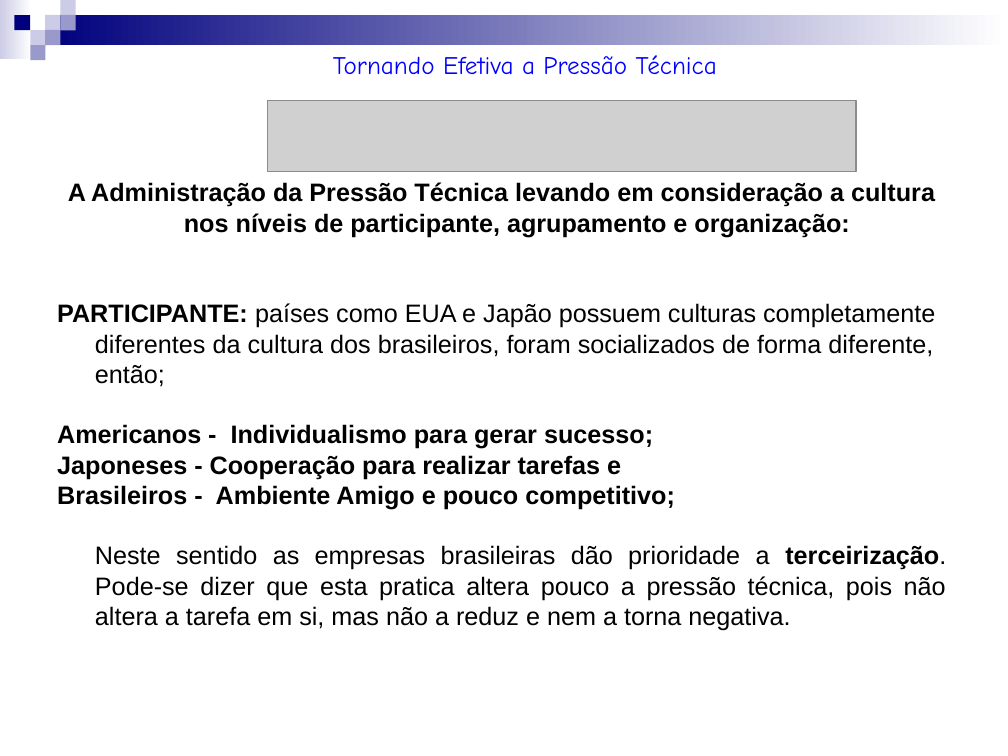
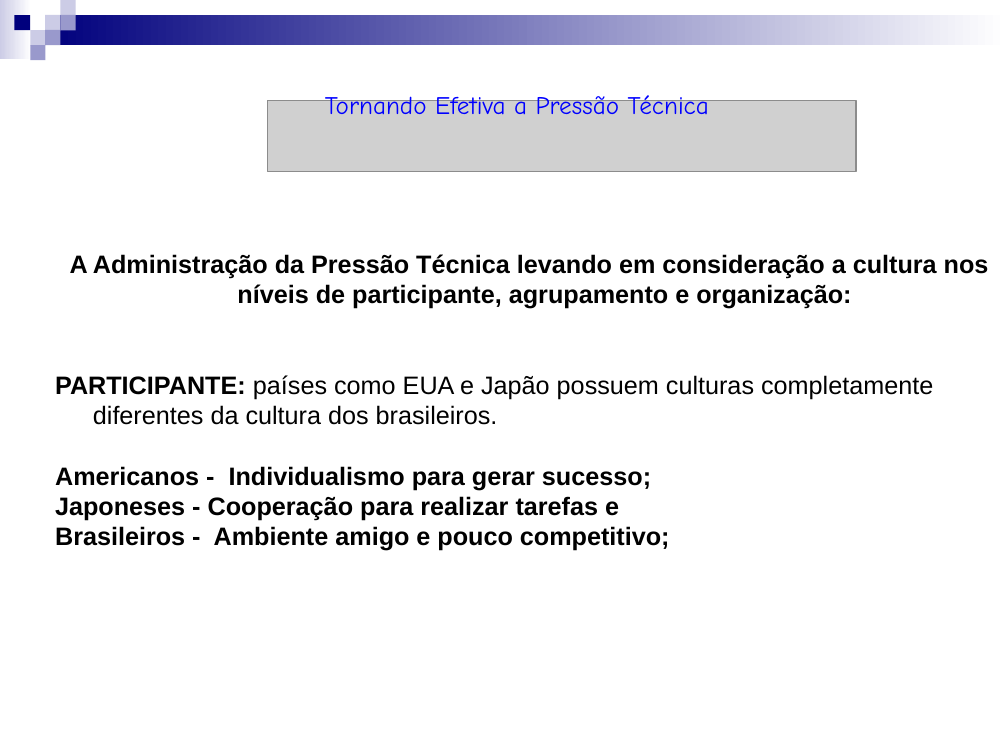
Before and after one commit to jharbes/SOCIOLOGIA-APLICADA, a slide deck: slide 14 of Aula 3.ppt. Drawn at 1008x756 pixels with LibreOffice and Linux fonts; fonts in the diff are those of the drawing; grey boxes stand for pictures. Boxes give left, top, right and bottom in pixels: in the first picture for what was removed or moved away, otherwise in the second. Text is boxed around its words. In the diff, an @@ line names an element or a change of style, - is before the commit and + after.

```diff
--- a/Aula 3.ppt
+++ b/Aula 3.ppt
@@ text "Tornando Efetiva a Pressão Técnica": place and size @@
-text "Tornando Efetiva a Pressão Técnica" at bbox=[333, 55, 717, 75]
+text "Tornando Efetiva a Pressão Técnica" at bbox=[325, 92, 709, 115]
@@ text "Tornando Efetiva a Pressão Técnica" at bbox=[325, 92, 709, 115]: alignment right to left @@
@@ text "A Administração da Pressão Técnica ...": place and size @@
-text "A Administração da Pressão Técnica ..." at bbox=[57, 182, 946, 631]
+text "A Administração da Pressão Técnica ..." at bbox=[55, 254, 989, 551]
@@ text at bbox=[55, 375, 933, 425]: text changed @@
-PARTICIPANTE: países como EUA e Japão possuem culturas completamente diferentes da cultura dos brasileiros, foram socializados de forma diferente, então;
+PARTICIPANTE: países como EUA e Japão possuem culturas completamente diferentes da cultura dos brasileiros.
@@ text at bbox=[55, 526, 670, 551]: text changed; bold on @@
-Brasileiros - Ambiente Amigo e pouco competitivo;
-Neste sentido as empresas brasileiras dão prioridade a terceirização. Pode-se dizer que esta pratica altera pouco a pressão técnica, pois não altera a tarefa em si, mas não a reduz e nem a torna negativa.
+Brasileiros - Ambiente amigo e pouco competitivo;
```
Also in this commit, not shown: 15 other slides changed.
